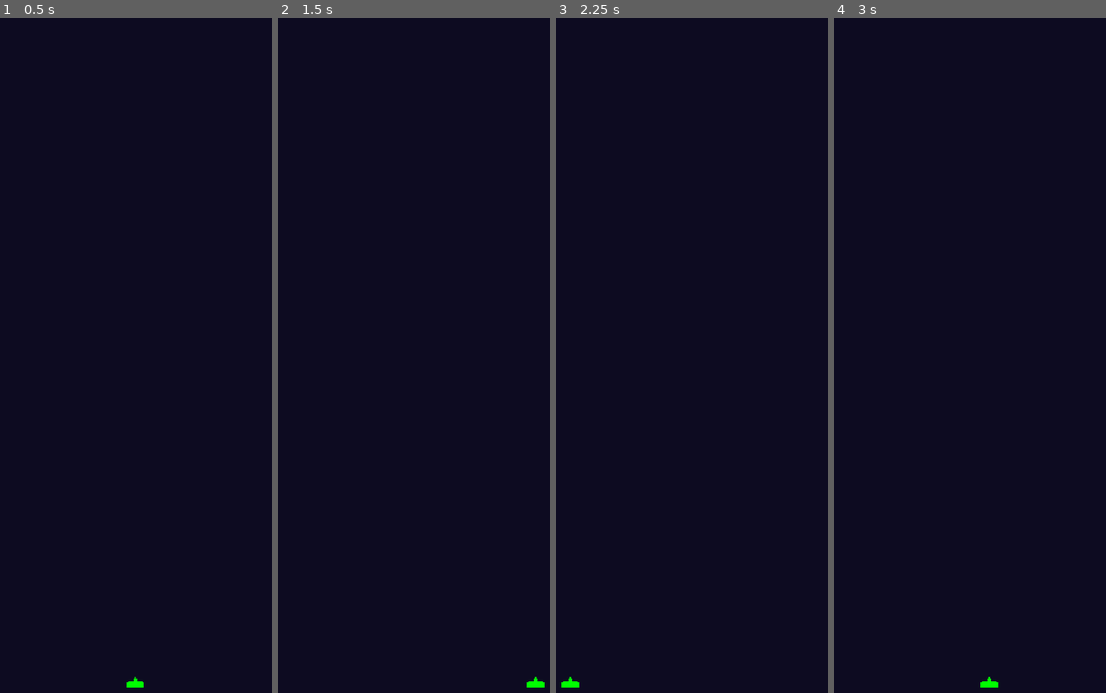
Above: before the commit, frames 1-4 (left to right).
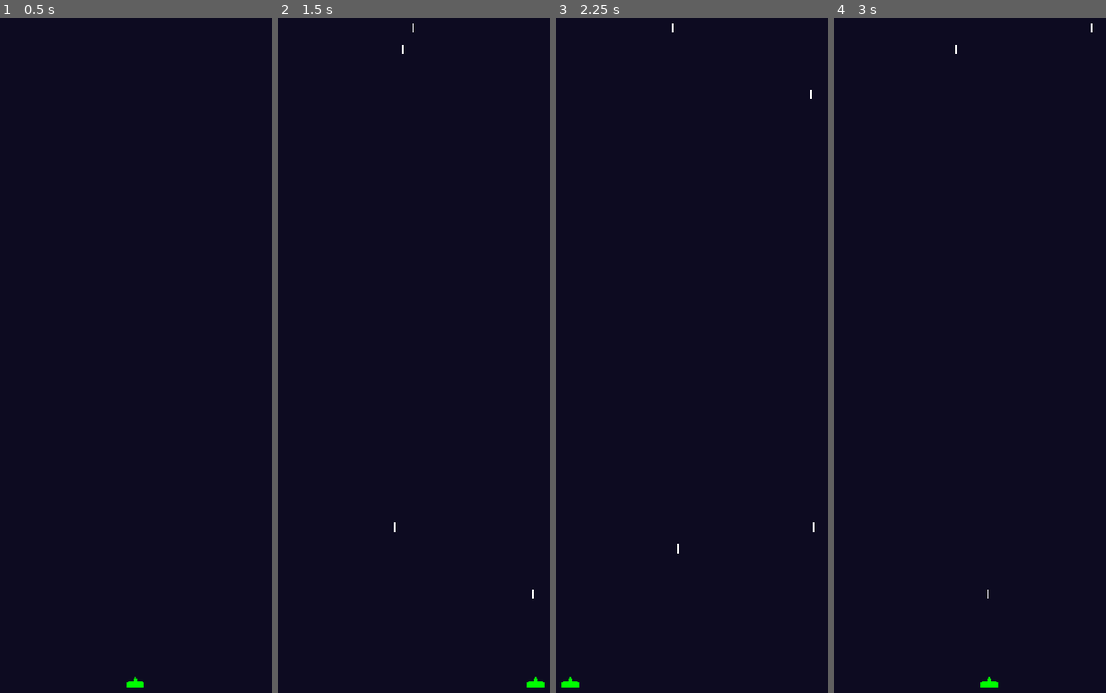
Above: after the commit, the same moments.

Repository: Alexander-Jordan/alien-attack-godot
Game: Godot game, scene res://stages/main.tscn
The game is run twice, just before and just after one commit, with the same random seed, the same clock (stepped at 60 frames per second) and the same inputs.
Inputs (mouse positions are in pixels of both pictures, inside the frame that each line leads up to):
- Up to frame 1 (0.5 s): no input
- Up to frame 2 (1.5 s): tap Enter at 0.5 s; move the mouse to (392, 517) at 0.52 s; press the mouse at (392, 517) at 0.53 s; tap Space at 1.25 s; move the mouse to (533, 483) at 1.27 s; release the mouse at (533, 483) at 1.28 s; click (533, 483) at 1.35 s
- Up to frame 3 (2.25 s): tap Enter at 2 s; move the mouse to (569, 267) at 2.02 s; press the mouse at (569, 267) at 2.03 s
- Up to frame 4 (3 s): move the mouse to (989, 375) at 2.77 s; release the mouse at (989, 375) at 2.78 s; click (989, 375) at 2.85 s

Frame 1 is identical in both runs. In frame 2, less than 0.1% of the frame differs, in the area x 42-95%, y 0-87%; in frame 3, less than 0.1%, in the area x 42-96%, y 0-80%; in frame 4, less than 0.1%.

Commit message:
Add destructors, destructibles, spawner, projectile, projectile_pool, and modify spawnable and player to make bullets

Diff:
--- /dev/null
+++ b/common/destruct/destructible_2d.gd
@@ -0,0 +1,28 @@
+class_name Destructable2D extends Area2D
+## A simple component to make anything a destructable.
+
+#region VARIABLES
+## Amount of health before being being destroyed.
+@export_range(1, 10) var health: int = 1 :
+	set(h):
+		health = h if h >= 0 else 0
+		if health == 0:
+			destroyed.emit()
+
+## To play audio when hit.
+@onready var audio_stream_player_2d: AudioStreamPlayer2D = $AudioStreamPlayer2D
+#endregion
+
+#region SIGNALS
+## Emitted when destroyed.
+signal destroyed
+#endregion
+
+#region FUNCTIONS
+## Called by a destructor to make this destructable take damage.
+func destruct(amount: int = health, audio_stream: AudioStream = null) -> void:
+	health -= amount
+	if audio_stream != null:
+		audio_stream_player_2d.stream = audio_stream
+		audio_stream_player_2d.play()
+#endregion
--- /dev/null
+++ b/common/destruct/destructor.gd
@@ -0,0 +1,25 @@
+class_name Destructor2D extends Area2D
+## A simple component to make anything a destructor.
+
+#region VARIABLES
+## The audio streams to choose from when hitting a destructable.
+@export var audio_streams: Array[AudioStream] = []
+## The amount of destruction.
+@export_range(1, 10) var destruct_amount: int = 1
+
+## The collision shape for the destructor.
+@onready var collision_shape_2d: CollisionShape2D = $CollisionShape2D
+#endregion
+
+#region FUNCTIONS
+func _ready() -> void:
+	area_entered.connect(func(area: Area2D):
+		if area is Destructable2D:
+			area.destruct(destruct_amount, get_audio())
+	)
+
+func get_audio() -> AudioStream:
+	if audio_streams.is_empty():
+		return null
+	return audio_streams.pick_random()
+#endregion
--- a/common/spawnable/spawnable.gd
+++ b/common/spawnable/spawnable.gd
@@ -3,7 +3,8 @@
 
 #region VARIABLES
 ## The root node of this game node.
-var root_node: Node2D = self
+@export var root_node: Node2D = self
+
 ## Has this spawnable been spawned?
 var is_spawned: bool = false :
 	set(s):
--- /dev/null
+++ b/common/spawnable/spawner.gd
@@ -0,0 +1,38 @@
+class_name Spawner extends Node2D
+
+#region VARIABLES
+@export var spawnable_scene: PackedScene
+
+var spawnable_pool: Array[Spawnable] = []
+#endregion
+
+#region FUNCTIONS
+## Get spawnable component from node.
+func get_spawnable_from_node(node: Node) -> Spawnable:
+	if node is Spawnable: return node
+	for child in node.get_children(true):
+		if child is Spawnable: return child
+	return null
+
+## Tries to add the provided scene as a node to the scene tree, and return a spawnable.
+func add_node_and_get_spawnable() -> Spawnable:
+	var spawnable: Spawnable = spawnable_pool.pop_front()
+	if spawnable == null:
+		var node: Node = spawnable_scene.instantiate()
+		spawnable = get_spawnable_from_node(node)
+		if spawnable == null:
+			return null
+
+		add_child(node)
+		spawnable.despawned.connect(func(_new_position: Vector2): spawnable_pool.append(spawnable))
+
+	return spawnable
+
+## Spawn the specific spawnable assigned to this spawner.
+func spawn(spawn_point: Vector2) -> void:
+	var spawnable: Spawnable = add_node_and_get_spawnable()
+	if spawnable == null:
+		return
+
+	spawnable.spawn(spawn_point)
+#endregion
--- /dev/null
+++ b/entities/bullets/bullet.tscn
@@ -0,0 +1,33 @@
+[gd_scene load_steps=6 format=3 uid="uid://bx008s8emrtc3"]
+
+[ext_resource type="Script" uid="uid://cgikt5vdhkago" path="res://common/destruct/destructor.gd" id="1_5hax7"]
+[ext_resource type="Texture2D" uid="uid://sqxnuaedgaop" path="res://assets/spritesheet_main.png" id="2_33ckv"]
+[ext_resource type="Script" uid="uid://d15t41tjraf15" path="res://entities/bullets/projectile.gd" id="3_a3f0k"]
+[ext_resource type="Script" uid="uid://b13fuwtgjl6ye" path="res://common/spawnable/spawnable.gd" id="4_csiuw"]
+
+[sub_resource type="RectangleShape2D" id="RectangleShape2D_a3f0k"]
+size = Vector2(1, 7)
+
+[node name="Bullet" type="Node2D"]
+
+[node name="Destructor2D" type="Area2D" parent="."]
+script = ExtResource("1_5hax7")
+metadata/_custom_type_script = "uid://cgikt5vdhkago"
+
+[node name="CollisionShape2D" type="CollisionShape2D" parent="Destructor2D"]
+shape = SubResource("RectangleShape2D_a3f0k")
+
+[node name="Sprite2D" type="Sprite2D" parent="."]
+texture = ExtResource("2_33ckv")
+region_enabled = true
+region_rect = Rect2(42, 21, 1, 7)
+
+[node name="Projectile" type="Node2D" parent="." node_paths=PackedStringArray("root_node")]
+script = ExtResource("3_a3f0k")
+root_node = NodePath("..")
+metadata/_custom_type_script = "uid://d15t41tjraf15"
+
+[node name="Spawnable" type="Node2D" parent="." node_paths=PackedStringArray("root_node")]
+script = ExtResource("4_csiuw")
+root_node = NodePath("..")
+metadata/_custom_type_script = "uid://b13fuwtgjl6ye"
--- /dev/null
+++ b/entities/bullets/projectile.gd
@@ -0,0 +1,11 @@
+class_name Projectile extends Spawnable
+
+#region VARIABLES
+@export var direction: Vector2 = Vector2(0, -1)
+@export var speed: int = 500
+#endregion
+
+#region FUNCTIONS
+func _process(delta: float) -> void:
+	root_node.position += direction.normalized() * speed * delta
+#endregion
--- /dev/null
+++ b/entities/bullets/projectile_pool.gd
@@ -0,0 +1 @@
+class_name ProjectilePool extends Spawner
--- a/entities/player/player.gd
+++ b/entities/player/player.gd
@@ -4,6 +4,8 @@
 ## The basic script for the player ship.
 
 #region VARIABLES
+@export var projectile_pool: ProjectilePool
+
 # used to lock the y-position
 @onready var y_position:float = self.position.y
 
@@ -14,6 +16,7 @@
 #region FUNCTIONS
 func _unhandled_input(event: InputEvent) -> void:
 	if event.is_action_pressed('fire'):
+		projectile_pool.spawn(position)
 		print('Player just fired a missile')
 
 func _physics_process(delta: float) -> void:
--- a/stages/main.tscn
+++ b/stages/main.tscn
@@ -6,6 +6,8 @@
 [ext_resource type="PackedScene" uid="uid://sbk5mdjrw3qr" path="res://entities/enemies/octopus/octopus.tscn" id="3_0oqm6"]
 [ext_resource type="PackedScene" uid="uid://17dac48jucnt" path="res://entities/enemies/squid/squid.tscn" id="4_5sjox"]
 [ext_resource type="PackedScene" uid="uid://ca27vv4aq66ib" path="res://entities/enemies/crab/crab.tscn" id="5_byaf2"]
+[ext_resource type="Script" uid="uid://by5jonox527q4" path="res://entities/bullets/projectile_pool.gd" id="7_byaf2"]
+[ext_resource type="PackedScene" uid="uid://bx008s8emrtc3" path="res://entities/bullets/bullet.tscn" id="8_xbtqd"]
 
 [sub_resource type="WorldBoundaryShape2D" id="WorldBoundaryShape2D_esmli"]
 normal = Vector2(0, 1)
@@ -44,8 +46,9 @@
 position = Vector2(304, 0)
 shape = SubResource("WorldBoundaryShape2D_7iyax")
 
-[node name="Player" parent="." instance=ExtResource("1_72s8x")]
+[node name="Player" parent="." node_paths=PackedStringArray("projectile_pool") instance=ExtResource("1_72s8x")]
 position = Vector2(152, 500)
+projectile_pool = NodePath("../projectile_pools/BulletPool")
 
 [node name="AlienRows" type="Node2D" parent="."]
 script = ExtResource("2_0oqm6")
@@ -80,3 +83,10 @@
 alien_scene = ExtResource("4_5sjox")
 spawn_origin = Vector2(25, 50)
 metadata/_custom_type_script = "uid://difju8uw048uc"
+
+[node name="projectile_pools" type="Node" parent="."]
+
+[node name="BulletPool" type="Node2D" parent="projectile_pools"]
+script = ExtResource("7_byaf2")
+spawnable_scene = ExtResource("8_xbtqd")
+metadata/_custom_type_script = "uid://by5jonox527q4"
Not shown, added: common/destruct/destructible_2d.gd.uid
Not shown, added: common/destruct/destructor.gd.uid
Not shown, added: common/spawnable/spawner.gd.uid
Not shown, added: entities/bullets/projectile.gd.uid
Not shown, added: entities/bullets/projectile_pool.gd.uid
Not shown: 1 places in stages/main.tscn that only renumber resources
